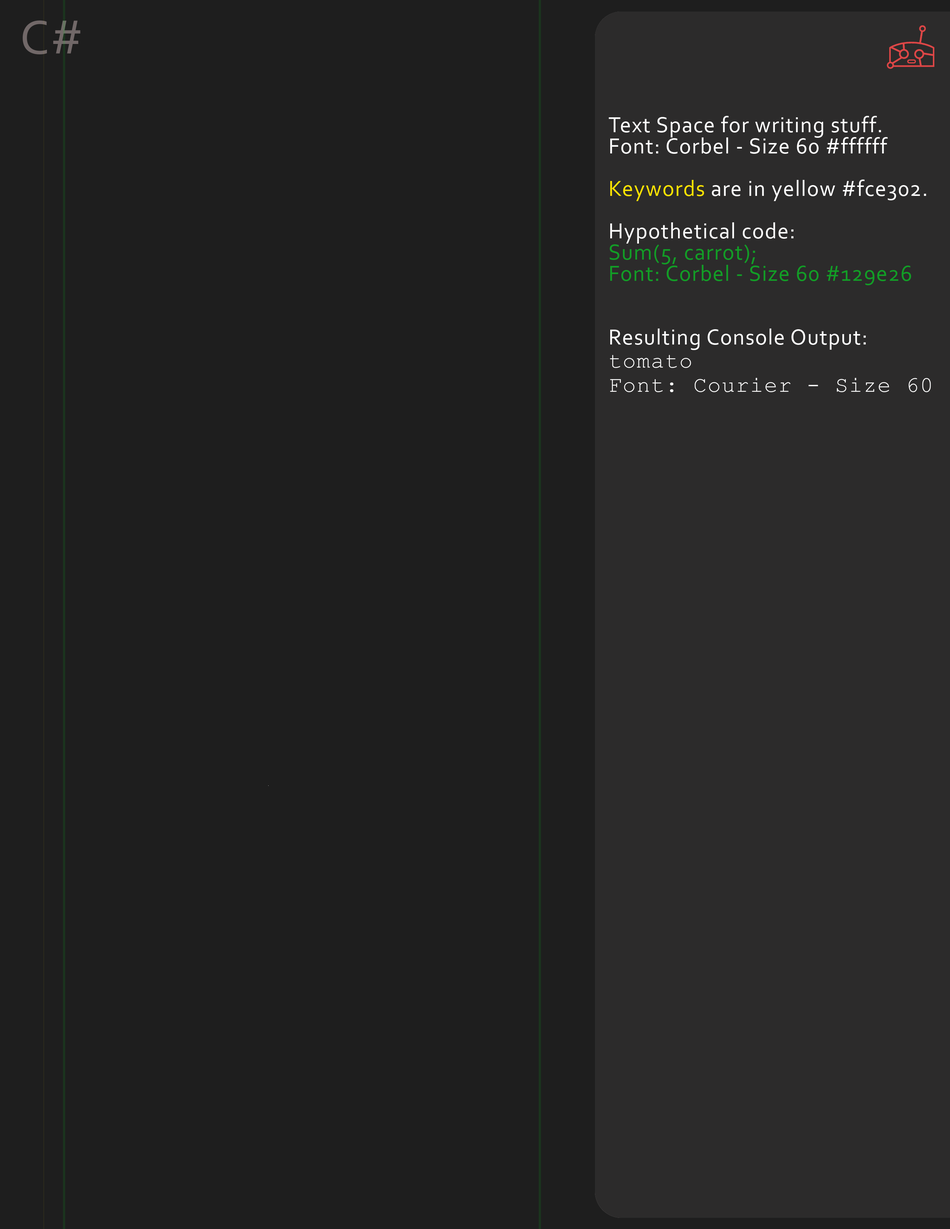
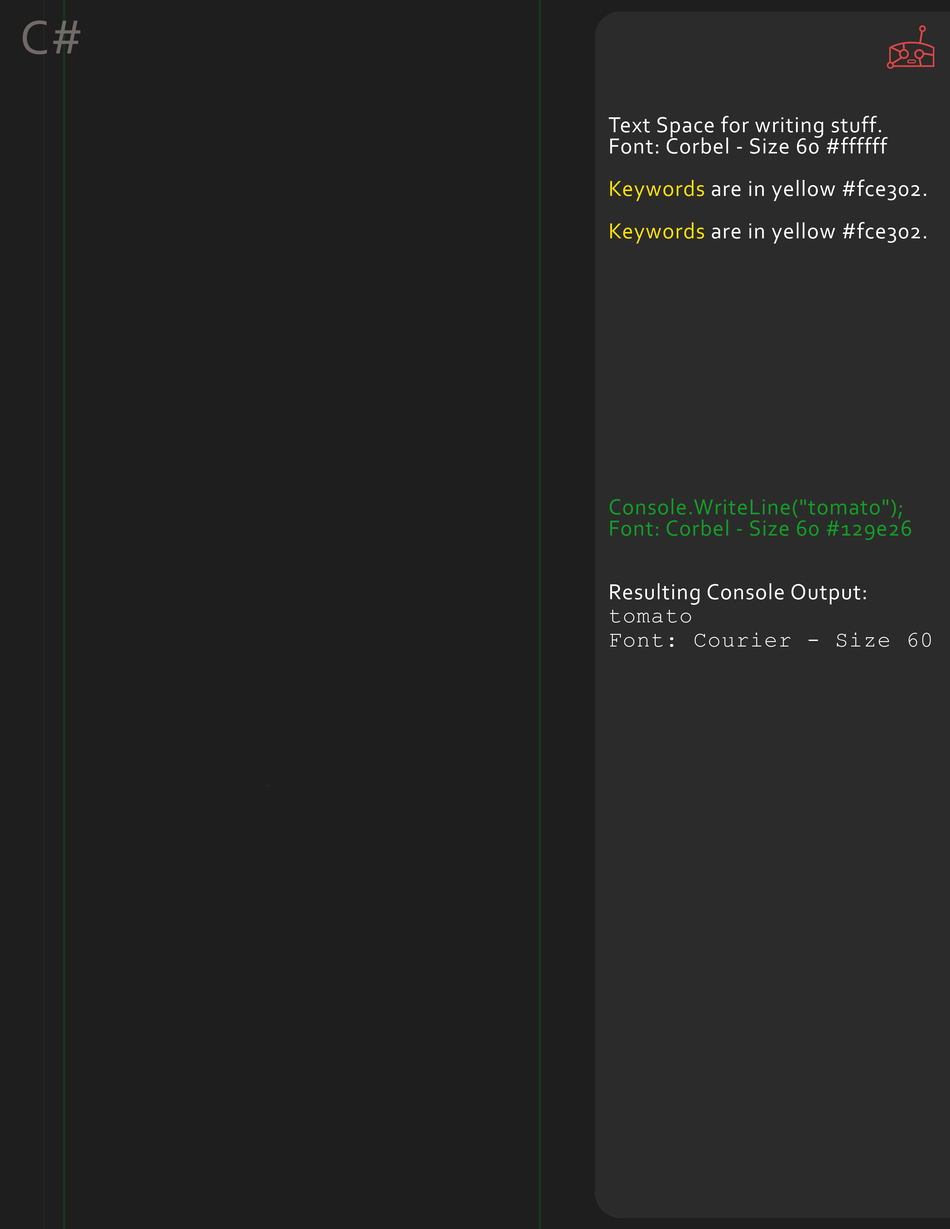
Layers edited between the first and the second w=950, h=1229 image:
painted on "RIGHT PANE Text" over [609, 222, 931, 648]
